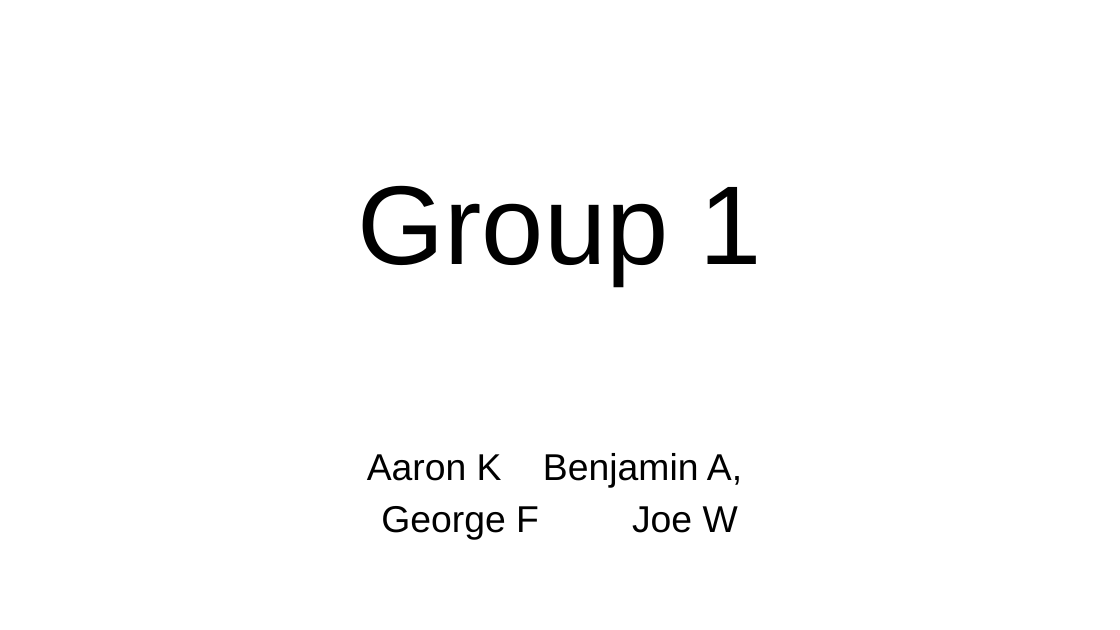
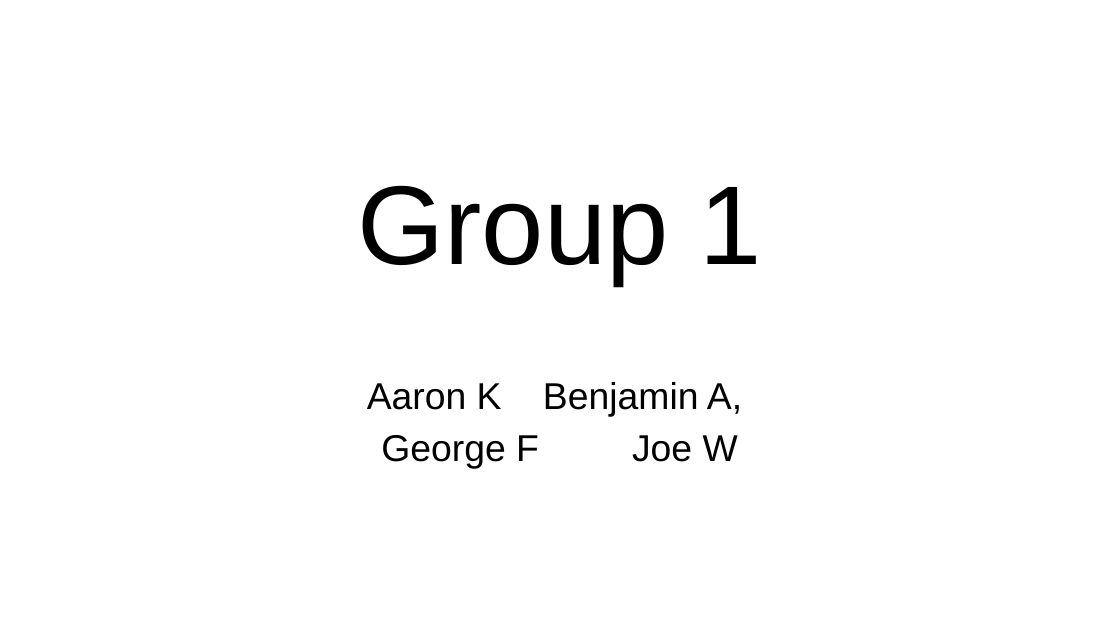
Before and after one commit to UoSGamesGroups/first-semester-group-1, a slide deck: slide 1 of L4_5 - Group 1/Research/Group 1 Presentation.pptx. Drawn at 1120x630 pixels with LibreOffice and Linux fonts; fonts in the diff are those of the drawing. Boxes give left, top, right and bottom in pixels: in the first picture for what was removed or moved away, otherwise in the second. Text is boxed around its words. In the diff, an @@ line names an element or a change of style, - is before the commit and + after.

```diff
--- a/L4_5 - Group 1/Research/Group 1 Presentation.pptx
+++ b/L4_5 - Group 1/Research/Group 1 Presentation.pptx
@@ subtitle "Aaron K Benjamin A,": place and size @@
-subtitle "Aaron K Benjamin A," at bbox=[367, 453, 742, 539]
+subtitle "Aaron K Benjamin A," at bbox=[367, 382, 742, 469]
```
Also in this commit, not shown: 2 other slides changed, 6 slides added, 2 slides removed.
